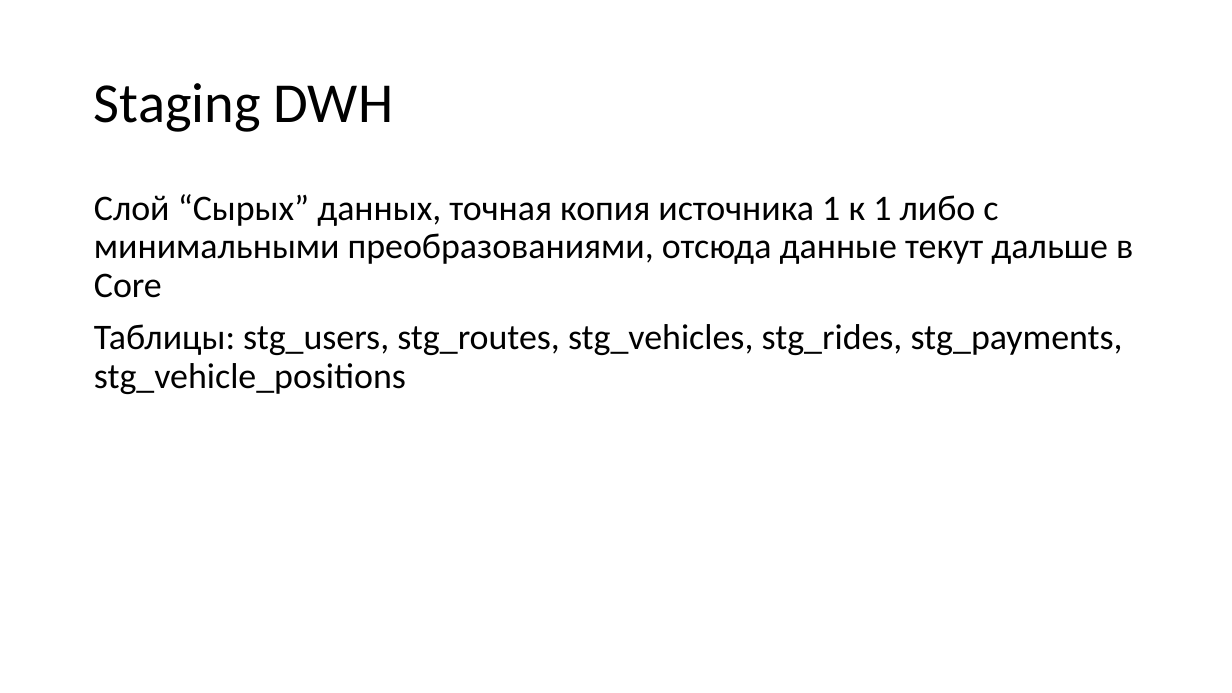
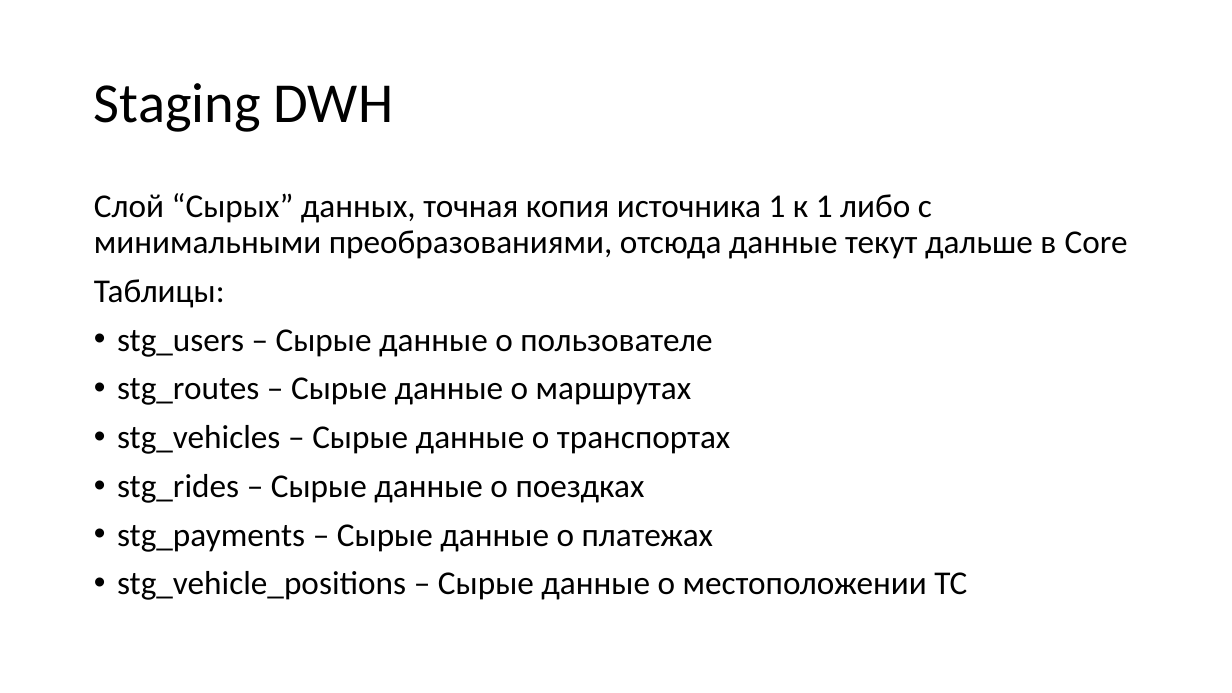
Before and after one commit to kuraterut/MetroPulse, a slide deck: slide 5 of Этап 1/Архитектурный документ.pptx. Drawn at 1232x693 pixels with LibreOffice and Linux fonts; fonts in the diff are those of the drawing. Boxes give left, top, right and bottom in pixels: in the first picture for what was removed or moved away, otherwise in the second. Text is boxed around its words. In the diff, an @@ line names an element or a change of style, - is before the commit and + after.

```diff
--- a/Этап 1/Архитектурный документ.pptx
+++ b/Этап 1/Архитектурный документ.pptx
@@ text at <box>94,193,1128,259</box>: size 28 to 25.9 pt in "Слой “Сырых” данных, точная копия источника 1 ..." @@
@@ text at <box>94,279,967,600</box>: text changed; size 28 to 25.9 pt @@
-Таблицы: stg_users, stg_routes, stg_vehicles, stg_rides, stg_payments, stg_vehicle_positions
+Таблицы:
+• stg_users – Сырые данные о пользователе
+• stg_routes – Сырые данные о маршрутах
+• stg_vehicles – Сырые данные о транспортах
+• stg_rides – Сырые данные о поездках
+• stg_payments – Сырые данные о платежах
+• stg_vehicle_positions – Сырые данные о местоположении ТС
```
Also in this commit, not shown: 2 other slides changed, 1 slide added, 1 slide removed, 1 other file.
